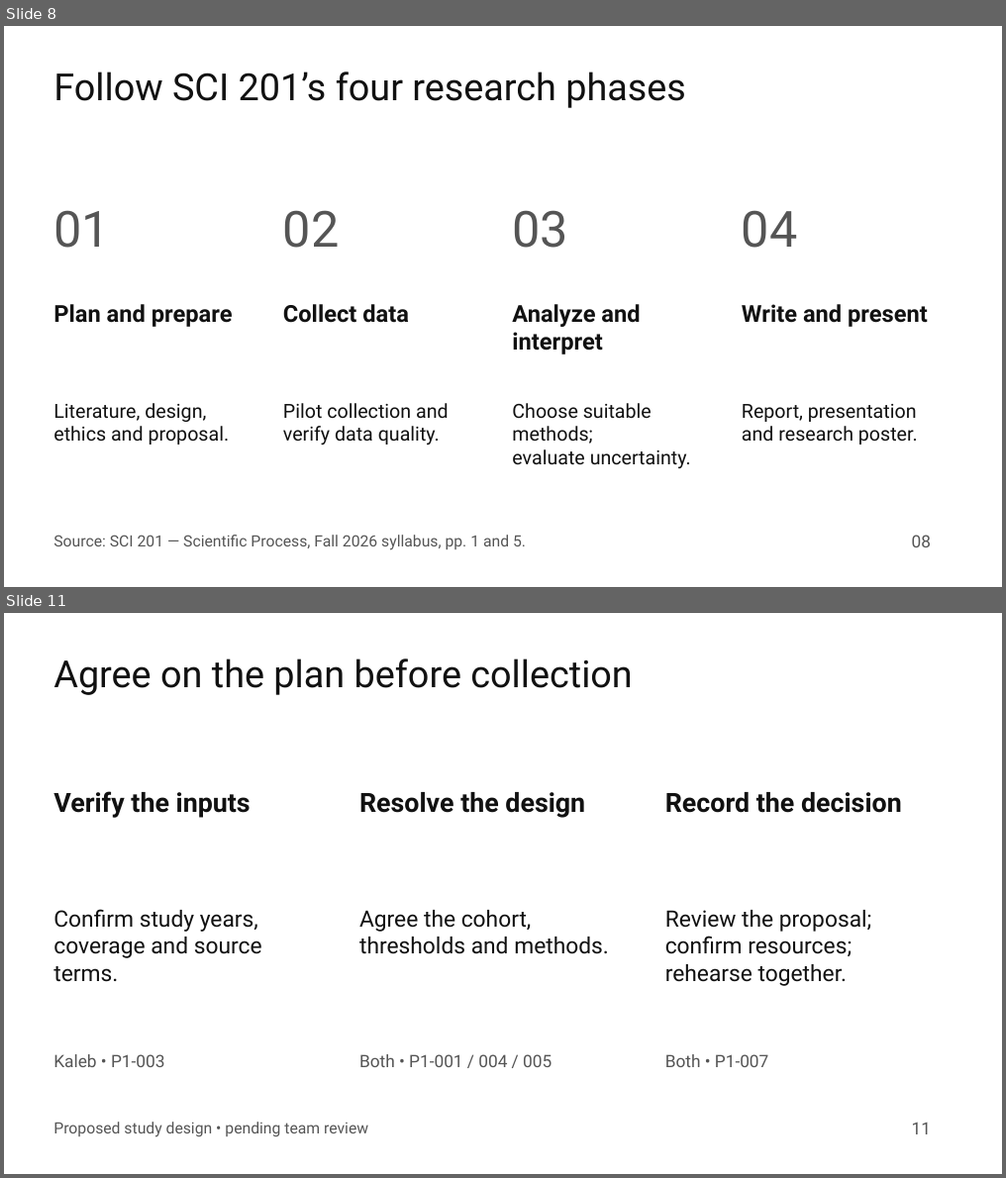
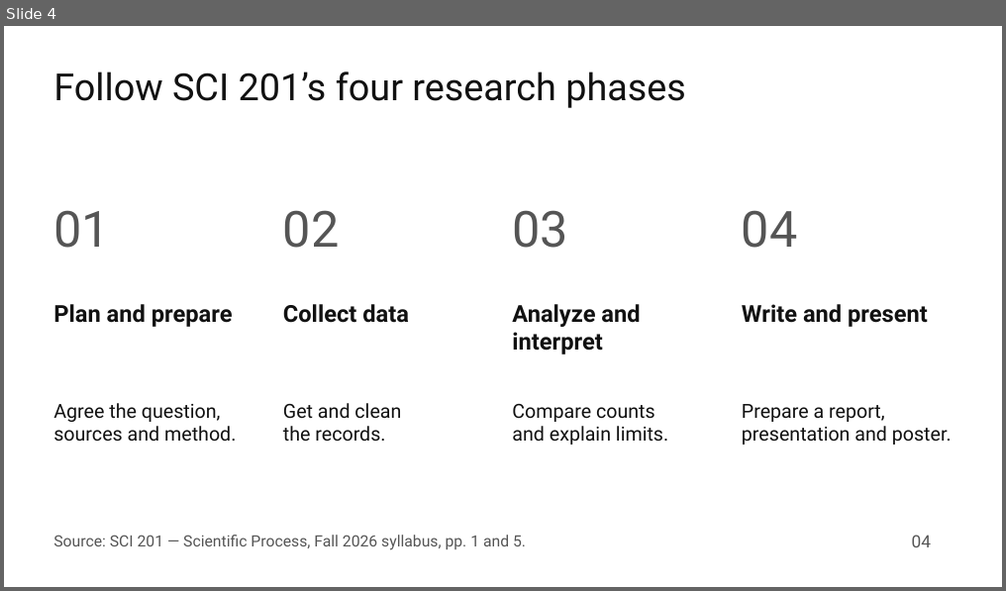
Before and after one commit to kalebpham/DataBridge, a slide deck: reports/proposal-presentation.pptx. Shown one above the other, each under a label of ours: slides 8 and 11 before the commit, slide 4 after it; the slides between them are not shown. The pictures are 1006x1178 and 1006x591 pixels, drawn with LibreOffice and Linux fonts; fonts in the diff are those of the drawing. Boxes give left, top, right and bottom in pixels: in the first picture for what was removed or moved away, otherwise in the second. Text is boxed around its words. In the diff, an @@ line names an element or a change of style, - is before the commit and + after.

Commit message:
docs: simplify the pilot to one question and a short research plan

```diff
--- a/reports/proposal-presentation.pptx
+++ b/reports/proposal-presentation.pptx
@@ slide 11 removed at [4, 613, 1002, 1174], background #FFFFFF @@
@@ text removed at [54, 659, 632, 695] @@
-Agree on the plan before collection
@@ text removed at [54, 791, 251, 818] @@
-Verify the inputs
@@ text removed at [359, 792, 585, 818] @@
-Resolve the design
@@ text removed at [665, 792, 902, 813] @@
-Record the decision
@@ text removed at [54, 909, 262, 982] @@
-Confirm study years,
-coverage and source terms.
@@ text removed at [359, 910, 609, 955] @@
-Agree the cohort,
-thresholds and methods.
@@ text removed at [665, 910, 872, 986] @@
-Review the proposal;
-confirm resources;
-rehearse together.
@@ text removed at [54, 1055, 165, 1067] @@
-Kaleb • P1-003
@@ text removed at [359, 1055, 551, 1067] @@
-Both • P1-001 / 004 / 005
@@ text removed at [665, 1055, 768, 1067] @@
-Both • P1-007
@@ text removed at [54, 1122, 368, 1138] @@
-Proposed study design • pending team review
@@ text removed at [912, 1123, 931, 1135] @@
-11
@@ what was slide 8 is now slide 4 @@
@@ slide 4 changed as well @@
@@ text at [54, 403, 236, 442]: text changed @@
-Literature, design,
-ethics and proposal.
+Agree the question,
+sources and method.
@@ text at [283, 403, 401, 442]: text changed @@
-Pilot collection and
-verify data quality.
+Get and clean
+the records.
@@ text at [512, 404, 668, 445]: text changed @@
-Choose suitable methods;
-evaluate uncertainty.
+Compare counts
+and explain limits.
@@ text at [742, 404, 951, 445]: text changed @@
-Report, presentation
-and research poster.
+Prepare a report,
+presentation and poster.
@@ text at [912, 535, 931, 548]: text changed @@
-08
+04
```
Also in this commit, not shown: 5 slides added, 9 other slides removed, 8 other files.
